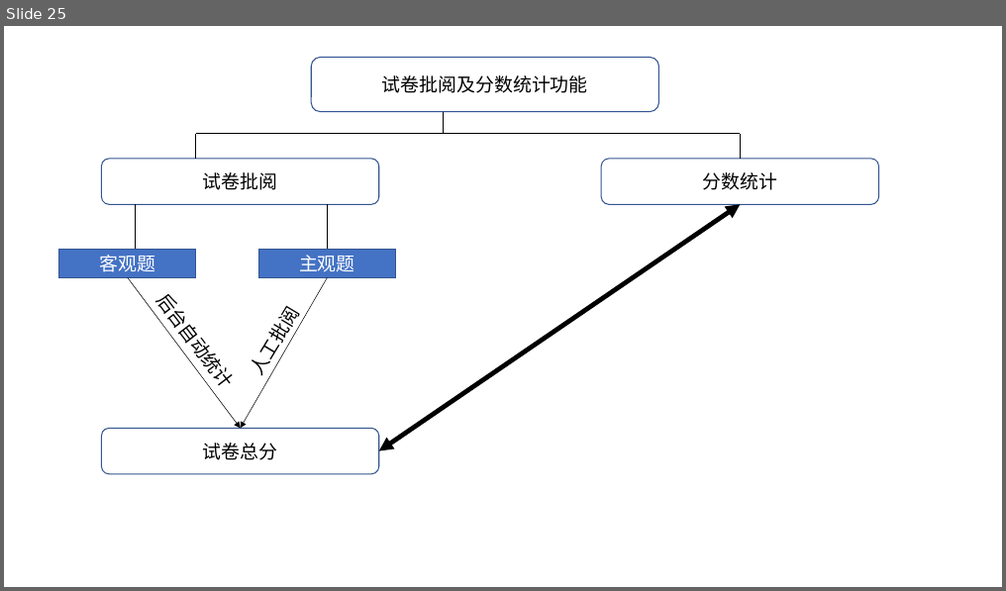
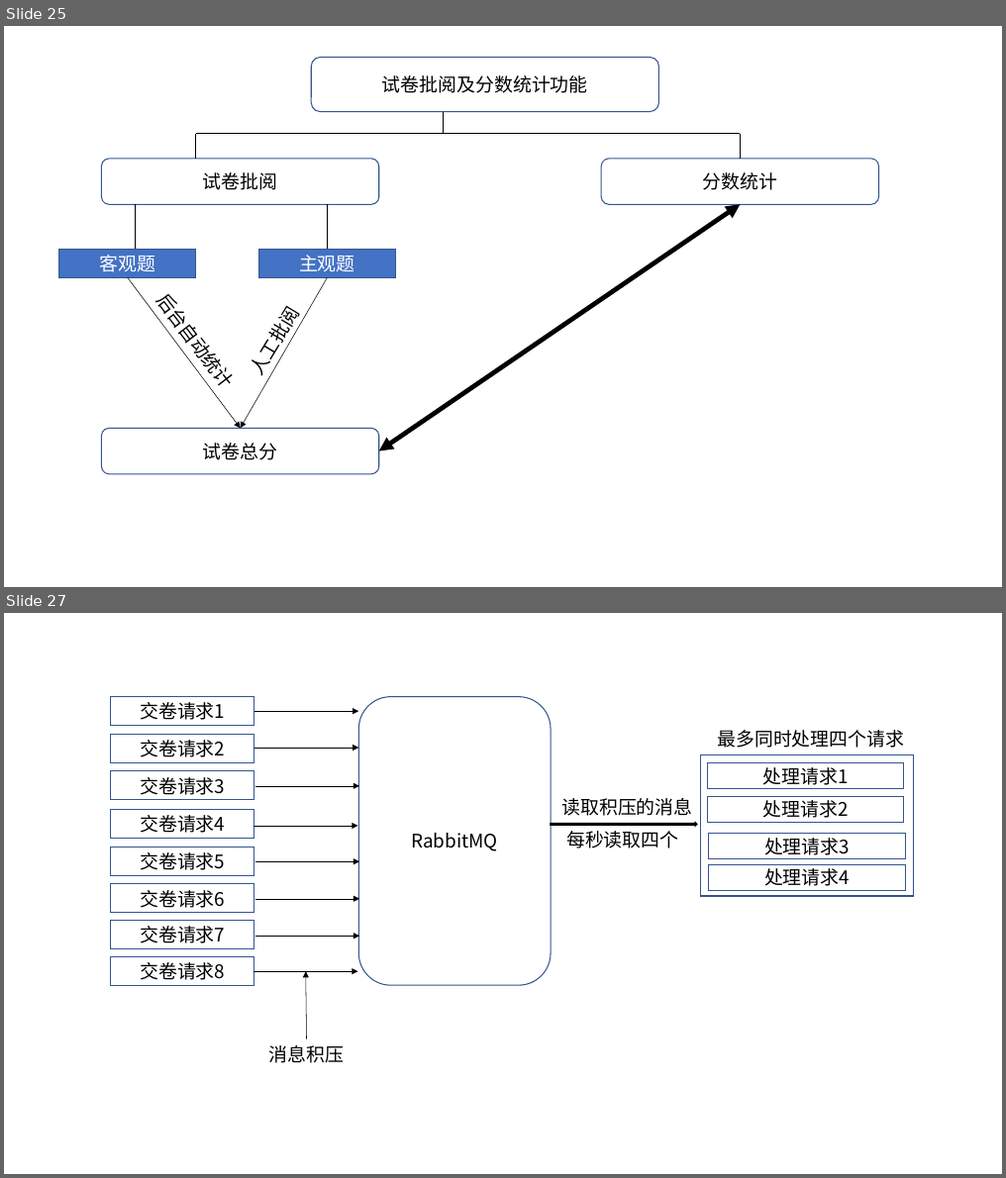
Before and after one commit to simple5960/bishe, a slide deck: 答辩.pptx. Shown one above the other, each under a label of ours: slide 25 before the commit, slides 25 and 27 after it; the slides between them are not shown. The pictures are 1006x591 and 1006x1178 pixels, drawn with LibreOffice and Linux fonts; fonts in the diff are those of the drawing. Boxes give left, top, right and bottom in pixels: in the first picture for what was removed or moved away, otherwise in the second. Text is boxed around its words. In the diff, an @@ line names an element or a change of style, - is before the commit and + after.

```diff
--- a/答辩.pptx
+++ b/答辩.pptx
@@ slide 27 added at box(4, 613, 1002, 1174), background #FFFFFF @@
@@ rectangle added at box(111, 697, 254, 726), outline #325491 1 pt, 18 pt, text #000000 @@
+交卷请求1
@@ rounded rectangle added at box(358, 697, 550, 986), outline #325491 1 pt, 18 pt, text #000000 @@
+RabbitMQ
@@ arrow added from (254, 711) to (358, 711), #000000 0.5 pt @@
@@ text added at box(717, 730, 904, 748), 18 pt, text #000000 @@
+最多同时处理四个请求
@@ rectangle added at box(111, 735, 254, 763), outline #325491 1 pt, 18 pt, text #000000 @@
+交卷请求2
@@ arrow added from (254, 748) to (358, 748), #000000 0.5 pt @@
@@ rectangle added at box(700, 756, 914, 897), outline #325491 1 pt @@
@@ rectangle added at box(111, 771, 254, 800), outline #325491 1 pt, 18 pt, text #000000 @@
+交卷请求3
@@ arrow added from (254, 786) to (359, 786), #000000 0.5 pt @@
@@ rectangle added at box(708, 763, 904, 789), outline #325491 1 pt, 18 pt, text #000000 @@
+处理请求1
@@ rectangle added at box(111, 809, 254, 839), outline #325491 1 pt, 18 pt, text #000000 @@
+交卷请求4
@@ text added at box(561, 798, 692, 816), 18 pt, text #000000 @@
+读取积压的消息
@@ rectangle added at box(708, 796, 904, 823), outline #325491 1 pt, 18 pt, text #000000 @@
+处理请求2
@@ rectangle added at box(111, 848, 254, 876), outline #325491 1 pt, 18 pt, text #000000 @@
+交卷请求5
@@ arrow added from (253, 826) to (358, 826), #000000 0.5 pt @@
@@ right arrow added at box(550, 823, 697, 827), fill #000000, outline #000000 1 pt @@
@@ text added at box(566, 831, 678, 849), 18 pt, text #000000 @@
+每秒读取四个
@@ rectangle added at box(709, 833, 905, 860), outline #325491 1 pt, 18 pt, text #000000 @@
+处理请求3
@@ arrow added from (254, 861) to (359, 861), #000000 0.5 pt @@
@@ rectangle added at box(709, 864, 905, 891), outline #325491 1 pt, 18 pt, text #000000 @@
+处理请求4
@@ rectangle added at box(111, 884, 254, 913), outline #325491 1 pt, 18 pt, text #000000 @@
+交卷请求6
@@ arrow added from (254, 899) to (359, 899), #000000 0.5 pt @@
@@ rectangle added at box(111, 921, 254, 950), outline #325491 1 pt, 18 pt, text #000000 @@
+交卷请求7
@@ arrow added from (254, 937) to (359, 937), #000000 0.5 pt @@
@@ rectangle added at box(111, 957, 254, 986), outline #325491 1 pt, 18 pt, text #000000 @@
+交卷请求8
@@ arrow added from (253, 971) to (358, 971), #000000 0.5 pt @@
@@ arrow added from (307, 1040) to (306, 971), #000000 0.5 pt @@
@@ text added at box(269, 1046, 345, 1063), 18 pt, text #000000 @@
+消息积压
```
Also in this commit, not shown: 5 slides changed, 1 other slide added, 1 other file.
